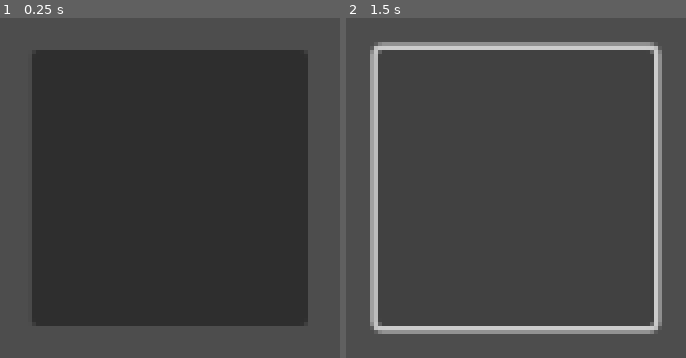
Above: before the commit, frames 1-2 (left to right).
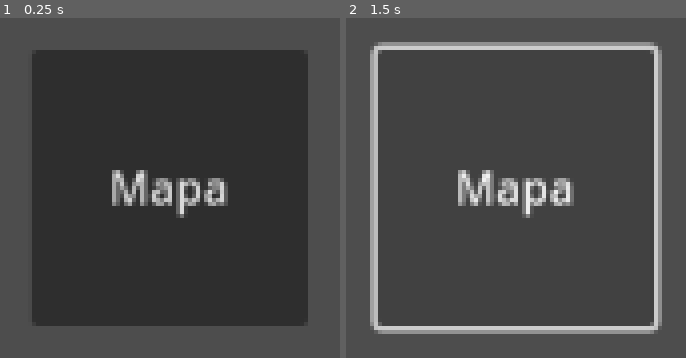
Above: after the commit, the same moments.

Repository: LordPapin/P_M_y_M
Game: Godot game, scene res://boton_escenarios.tscn
Same seed, same stepped clock (60 frames per second), same inputs: the game is played once before the commit and once after it. The project has no main scene, so this scene is started directly.
Inputs (mouse positions are in pixels of both pictures, inside the frame that each line leads up to):
- Up to frame 1 (0.25 s): no input
- Up to frame 2 (1.5 s): click (516, 188) at 0.5 s; click (516, 188) at 1.25 s

The runs differ from the first frame. In frame 1, 2.4% of the frame differs, in the area x 32-68%, y 44-59%; in frame 2, 2.4%.

Commit message:
botón "mapa"
al botón le escribí "mapa" para más claridad

Diff:
--- a/p-m-y-m/boton_escenarios.tscn
+++ b/p-m-y-m/boton_escenarios.tscn
@@ -25,3 +25,4 @@
 layout_mode = 2
 size_flags_horizontal = 8
 size_flags_vertical = 0
+text = "Mapa"
